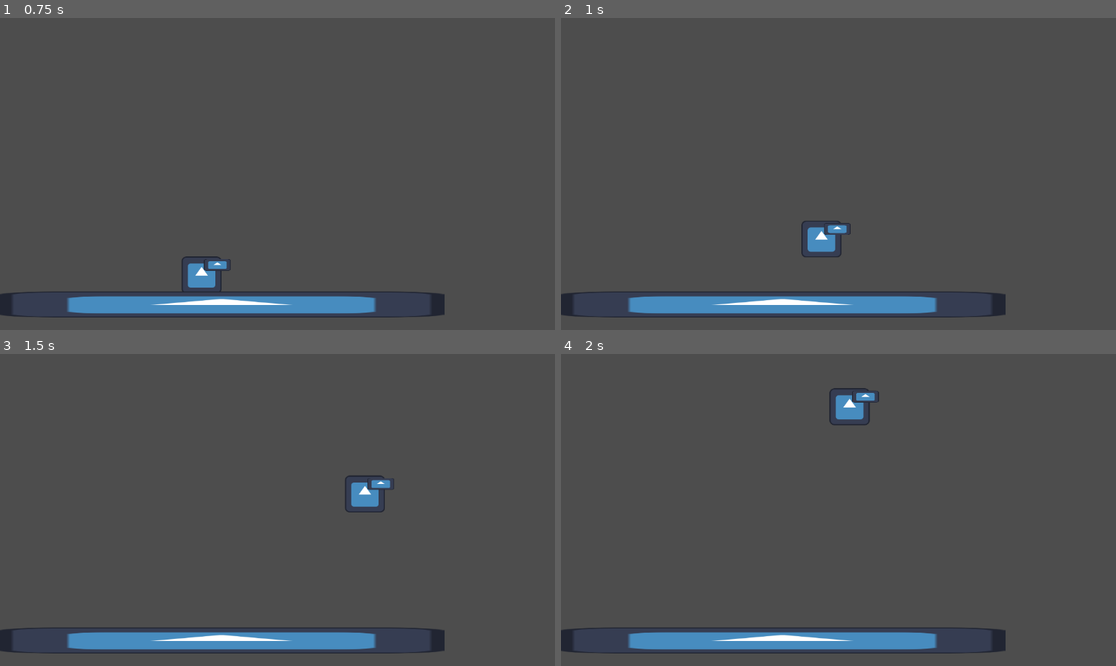
Above: before the commit, frames 1-4 (two rows, left to right).
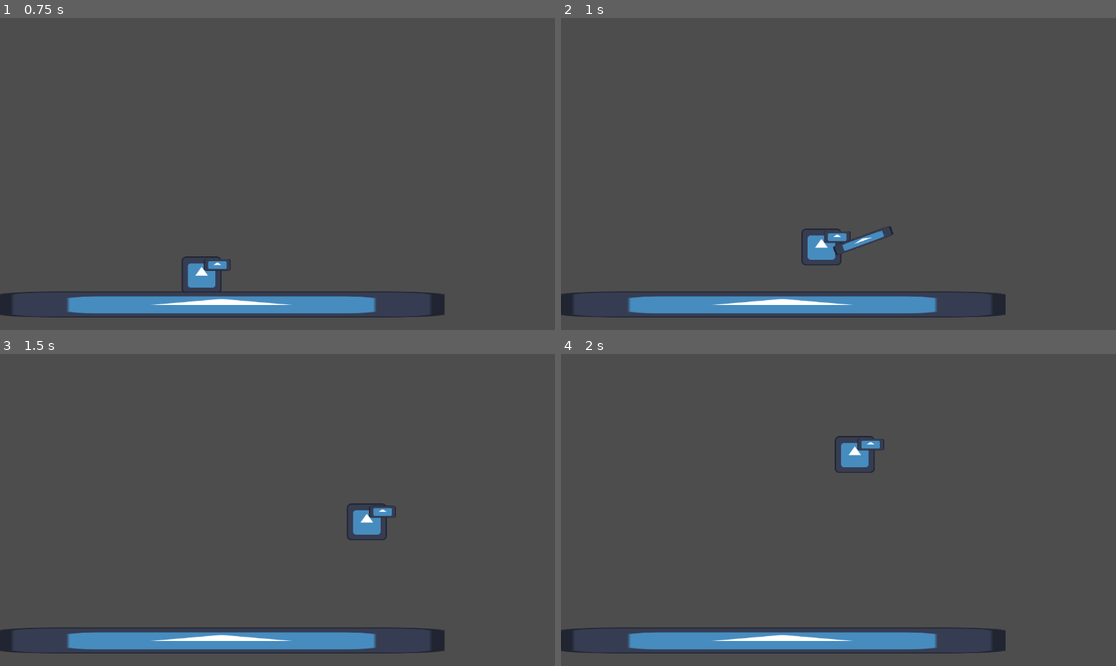
Above: after the commit, the same moments.

Repository: alphaom33/SentientCreaturesReifiedEnCeloSpecus
Game: Godot game, scene res://main.tscn
Two runs of this game, one before a commit and one after it. Both use one fixed random seed, a clock stepped at 60 frames per second and the inputs below. The engine's default icon, where the game draws it, is replaced by a stand-in: a white triangle on a blue panel in a dark square.
Inputs:
- Up to frame 1 (0.75 s): hold Right (move_right) from 0.53 s (still down); hold X (sword) from 0.53 s (still down)
- Up to frame 2 (1 s): keep holding Right (move_right); keep holding X (sword); tap Up (jump) at 0.77, 0.8 s
- Up to frame 3 (1.5 s): tap Up (jump) at 1.07, 1.35 s; release Right (move_right) at 1.28 s; release X (sword) at 1.28 s; hold Left (move_left) from 1.28 s (still down)
- Up to frame 4 (2 s): keep holding Left (move_left); tap Up (jump) at 1.52, 1.82 s; tap X (sword) at 1.55 s

Frame 1 is identical in both runs. In frame 2, 0.8% of the frame differs, in the area x 43-60%, y 65-80%; in frame 3, 1.1%; in frame 4, 1.2%, in the area x 48-59%, y 10-39%.

Commit message:
sword works

Diff:
--- a/player.gd
+++ b/player.gd
@@ -12,7 +12,7 @@
 var maxAir = Vector2(500, 1000)
 var airDrag = 1
 
-var jump = 30000
+var jump = 25000
 var jump_timer_max = 0.35
 var jump_timer = jump_timer_max
 
@@ -23,10 +23,9 @@
 var offset = Vector2(50, 0)
 
 var sword: PackedScene
-signal newSword(sign, off, rot)
 var swording = false
 var sword_offset = 50
-var sword_wait = 0.1
+var sword_wait = 0.25
 
 var sprite: Sprite2D
 
@@ -122,9 +121,10 @@
 
 func no_sword():
 	var timer = Timer.new()
-	timer.wait_time = sword_wait
-	timer.autostart = true
+	add_child(timer)
+	timer.start(sword_wait)
 	timer.connect("timeout", func():
+		timer.queue_free()
 		swording = false)
 
 func kill():
--- a/project.godot
+++ b/project.godot
@@ -12,35 +12,35 @@
 
 config/name="Fihgt"
 run/main_scene="res://main.tscn"
-config/features=PackedStringArray("4.2", "Forward Plus")
+config/features=PackedStringArray("4.3", "Forward Plus")
 config/icon="res://icon.svg"
 
 [input]
 
 move_right={
 "deadzone": 0.5,
-"events": [Object(InputEventKey,"resource_local_to_scene":fa …(175 unchanged characters)… ode":4194321,"key_label":0,"unicode":0,"echo":false,"script":null)
+"events": [Object(InputEventKey,"resource_local_to_scene":fa …(175 unchanged characters)… ode":4194321,"key_label":0,"unicode":0,"location":0,"echo":false,"script":null)
 ]
 }
 move_left={
 "deadzone": 0.5,
-"events": [Object(InputEventKey,"resource_local_to_scene":fa …(175 unchanged characters)… ode":4194319,"key_label":0,"unicode":0,"echo":false,"script":null)
+"events": [Object(InputEventKey,"resource_local_to_scene":fa …(175 unchanged characters)… ode":4194319,"key_label":0,"unicode":0,"location":0,"echo":false,"script":null)
 ]
 }
 crouch={
 "deadzone": 0.5,
-"events": [Object(InputEventKey,"resource_local_to_scene":fa …(175 unchanged characters)… ode":4194322,"key_label":0,"unicode":0,"echo":false,"script":null)
+"events": [Object(InputEventKey,"resource_local_to_scene":fa …(175 unchanged characters)… ode":4194322,"key_label":0,"unicode":0,"location":0,"echo":false,"script":null)
 ]
 }
 jump={
 "deadzone": 0.5,
-"events": [Object(InputEventKey,"resource_local_to_scene":fa …(175 unchanged characters)… ode":4194320,"key_label":0,"unicode":0,"echo":false,"script":null)
-, Object(InputEventKey,"resource_local_to_scene":false,"reso …(162 unchanged characters)… keycode":32,"key_label":0,"unicode":32,"echo":false,"script":null)
-, Object(InputEventKey,"resource_local_to_scene":false,"reso …(163 unchanged characters)… eycode":90,"key_label":0,"unicode":122,"echo":false,"script":null)
+"events": [Object(InputEventKey,"resource_local_to_scene":fa …(175 unchanged characters)… ode":4194320,"key_label":0,"unicode":0,"location":0,"echo":false,"script":null)
+, Object(InputEventKey,"resource_local_to_scene":false,"reso …(162 unchanged characters)… keycode":32,"key_label":0,"unicode":32,"location":0,"echo":false,"script":null)
+, Object(InputEventKey,"resource_local_to_scene":false,"reso …(163 unchanged characters)… eycode":90,"key_label":0,"unicode":122,"location":0,"echo":false,"script":null)
 ]
 }
 sword={
 "deadzone": 0.5,
-"events": [Object(InputEventKey,"resource_local_to_scene":fa …(172 unchanged characters)… eycode":88,"key_label":0,"unicode":120,"echo":false,"script":null)
+"events": [Object(InputEventKey,"resource_local_to_scene":fa …(172 unchanged characters)… eycode":88,"key_label":0,"unicode":120,"location":0,"echo":false,"script":null)
 ]
 }
--- a/sword.gd
+++ b/sword.gd
@@ -7,11 +7,15 @@
 var player: RigidBody2D
 signal died
 
+var child: Node2D
+
 # Called when the node enters the scene tree for the first time.
 func _ready():
 	player = get_parent()
 	timi = $"Timer"
 	timi.start(count_down)
+
+	child = $"Node2D"
 
 # Called every frame. 'delta' is the elapsed time since the previous frame.
 func _process(_delta):
@@ -19,7 +23,6 @@
 		died.emit()
 		queue_free()
 	else:
-		print(scale.x)
 		rotation_degrees = lerp(scale.x * angle, -scale.x * angle, timi.time_left / count_down)
 
 func lerp(a, b, t):
--- a/sword.tscn
+++ b/sword.tscn
@@ -9,14 +9,17 @@
 [node name="Sword" type="Node2D"]
 script = ExtResource("1_m7pg8")
 
-[node name="Area2D" type="Area2D" parent="."]
+[node name="Node2D" type="Node2D" parent="."]
+position = Vector2(41, 0)
+
+[node name="Area2D" type="Area2D" parent="Node2D"]
 collision_layer = 2
 
-[node name="CollisionShape2D" type="CollisionShape2D" parent="Area2D"]
+[node name="CollisionShape2D" type="CollisionShape2D" parent="Node2D/Area2D"]
 position = Vector2(-2.5, 0)
 shape = SubResource("RectangleShape2D_7x08a")
 
-[node name="Sprite2D" type="Sprite2D" parent="."]
+[node name="Sprite2D" type="Sprite2D" parent="Node2D"]
 position = Vector2(-2, 0)
 scale = Vector2(1, 0.164063)
 texture = ExtResource("1_5pjm6")
